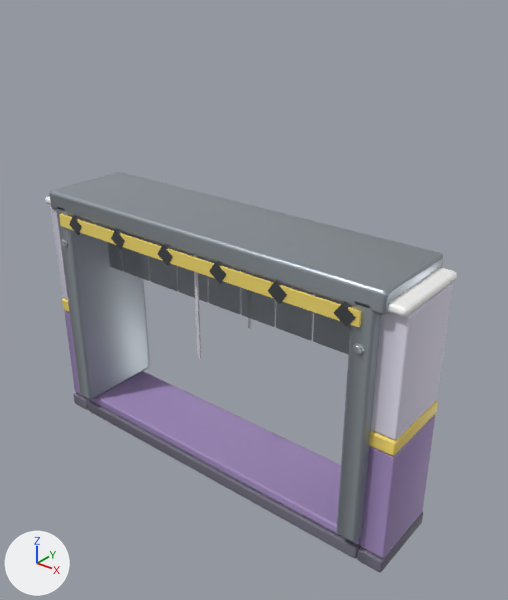
A saved change to the glTF model assets/modelos/tp/pared_pasamuros.glb.
One viewpoint serves both versions: a 50 mm camera at (0.963, -1.096, 1.152) aimed at (0.066, 0.026, 0.456). Lighting does not change. The marker at lower left points along +X, +Y and +Z. The picture after the commit comes second. Where no turn or scale is listed for an object, it has been applied to the vertices. Vertices at exactly the same position are counted once.

The first picture shows 'aviso-1', 'bajo_rodapie', 'bajo_zocalo', 'der_alta', 'der_franja', 'der_remate', 'der_zocalo', 'izq_alta', 'izq_remate', 'izq_zocalo', 'lama6', 'lama7', 'marco-1', 'marco1', 'marco_sup', 'sobre_junta1-1', 'sobre_junta11' and 17 more.
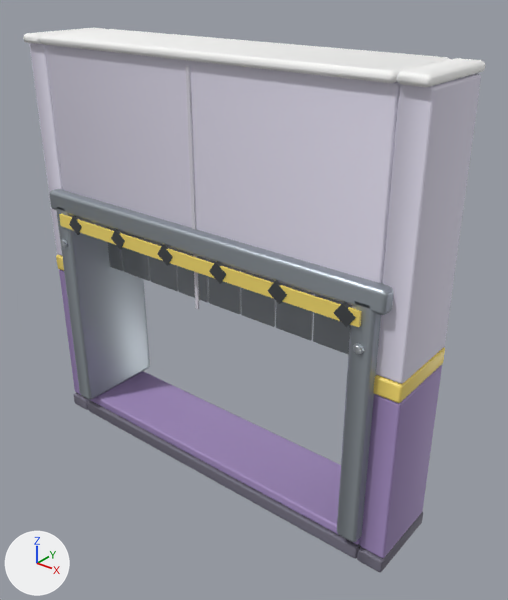
Where the newer file only moved an object's origin or applied its transform, the numbers keep the older frame.

Location of each change, (x1, y1, x2, y2) in pixels of the pictures (508 x 600 px; the box of a moved part takes in the faces that stretch with it):
'sobre_alta', added: after (46, 45, 401, 283)
'der_alta', reshaped, moved (28% wider, 97% taller): before (371, 283, 453, 440); after (376, 74, 481, 384)
'sobre_remate', added: after (40, 29, 451, 83)
'der_zocalo', reshaped (9% wider, 35% taller): before (360, 415, 435, 558); after (360, 365, 442, 558)
'der_remate', moved: before (388, 267, 457, 316); after (396, 58, 485, 87)
'izq_alta', reshaped, moved: before (51, 207, 68, 299); after (30, 43, 63, 256)
'sobre_junta1-1', moved: before (193, 255, 201, 358); after (186, 66, 199, 309)
'izq_remate', moved (mostly hidden before): before (45, 196, 51, 205); after (23, 28, 105, 44)
'sobre_junta11', moved (not visible afterwards): before (248, 318, 252, 329)
part 1 of me_cube_008, moved or reshaped: before (371, 429, 398, 440); after (376, 349, 441, 384)
part 2 of me_cube_008, moved or reshaped: before (371, 283, 453, 439); after (376, 74, 481, 382)
part 3 of me_cube_006, moved or reshaped: before (369, 415, 435, 459); after (369, 365, 442, 459)
part 4 of me_cube_003, moved or reshaped: before (51, 208, 68, 299); after (30, 43, 63, 255)
part 5 of me_cube_001, moved or reshaped: before (64, 310, 80, 394); after (59, 269, 70, 315)
'marco_sup', unchanged, covered by the edit: before (49, 172, 443, 315); after (49, 189, 393, 315)

What the commit changed:
me_cube_008 is used by ob_der_alta; location (0.47, 0.0, 0.468).
me_cube_008 had 56 vertices, 108 faces and spanned x -0.03..0.03, y -0.09..0.09, z -0.132..0.132.
me_cube_008 now has 56 vertices, 108 faces and spans x -0.03..0.03, y -0.09..0.09, z -0.26..0.26.
me_cube_008 part 1: all 28 vertices in x -0.03..0.03, y -0.09..0.09, z -0.132..-0.126 are moved by (0.0, 0.0, -0.127).
me_cube_008 part 2: all 28 vertices in x -0.03..0.03, y -0.09..0.09, z 0.126..0.132 are moved by (0.0, 0.0, 0.127).
me_cube_006 is used by ob_der_zocalo; location (0.47, 0.0, 0.168).
me_cube_006 had 56 vertices, 108 faces and spanned x -0.03..0.03, y -0.09..0.09, z -0.132..0.132.
me_cube_006 now has 56 vertices, 108 faces and spans x -0.03..0.03, y -0.09..0.09, z -0.132..0.252.
me_cube_006 part 3: all 28 vertices in x -0.03..0.03, y -0.09..0.09, z 0.126..0.132 are moved by (0.0, 0.0, 0.12).
me_cube_003 is used by ob_izq_alta; location (-0.47, 0.0, 0.468).
me_cube_003 had 56 vertices, 108 faces and spanned x -0.03..0.03, y -0.09..0.09, z -0.132..0.132.
me_cube_003 now has 56 vertices, 108 faces and spans x -0.03..0.03, y -0.09..0.09, z -0.26..0.26.
me_cube_003 part 4: all 28 vertices in x -0.03..0.03, y -0.09..0.09, z 0.126..0.132 are moved by (0.0, 0.0, 0.127).
Other edits to the shape of me_cube_003 do not show in these pictures.
me_cube_001 is used by ob_izq_zocalo; location (-0.47, 0.0, 0.168).
me_cube_001 had 56 vertices, 108 faces and spanned x -0.03..0.03, y -0.09..0.09, z -0.132..0.132.
me_cube_001 now has 56 vertices, 108 faces and spans x -0.03..0.03, y -0.09..0.09, z -0.132..0.252.
me_cube_001 part 5: all 28 vertices in x -0.03..0.03, y -0.09..0.09, z 0.126..0.132 are moved by (0.0, 0.0, 0.12).
Mesh me_cube_011_1 is new.
It has 56 vertices, 108 faces and spans x -0.44..0.44, y -0.105..0.105, z -0.01..0.01.
It uses material mat_pared_remate (white #fefefd).
Mesh me_cube_010_1 is new.
It has 56 vertices, 108 faces and spans x -0.44..0.44, y -0.09..0.09, z -0.18..0.18.
It uses material mat_pared_alta (white #dfdbec).
Object 'der_alta' (ob_der_alta) moves from (0.47, 0.0, 0.468) to (0.47, 0.0, 0.72).
Object 'der_remate' (ob_der_remate) moves from (0.47, 0.0, 0.61) to (0.47, 0.0, 0.99).
Object 'izq_alta' (ob_izq_alta) moves from (-0.47, 0.0, 0.468) to (-0.47, 0.0, 0.72).
Object 'izq_remate' (ob_izq_remate) moves from (-0.47, 0.0, 0.61) to (-0.47, 0.0, 0.99).
Object 'sobre_junta1-1' (ob_sobre_junta1_1) moves from (0.0, -0.091, 0.465) to (0.0, -0.091, 0.715).
Object 'sobre_junta11' (ob_sobre_junta11) moves from (0.0, 0.091, 0.465) to (0.0, 0.091, 0.715).
Object 'sobre_remate' (ob_sobre_remate) is new; it shows me_cube_011_1.
Its location is (0.0, 0.0, 0.99).
Object 'sobre_alta' (ob_sobre_alta) is new; it shows me_cube_010_1.
Its location is (0.0, 0.0, 0.8).
